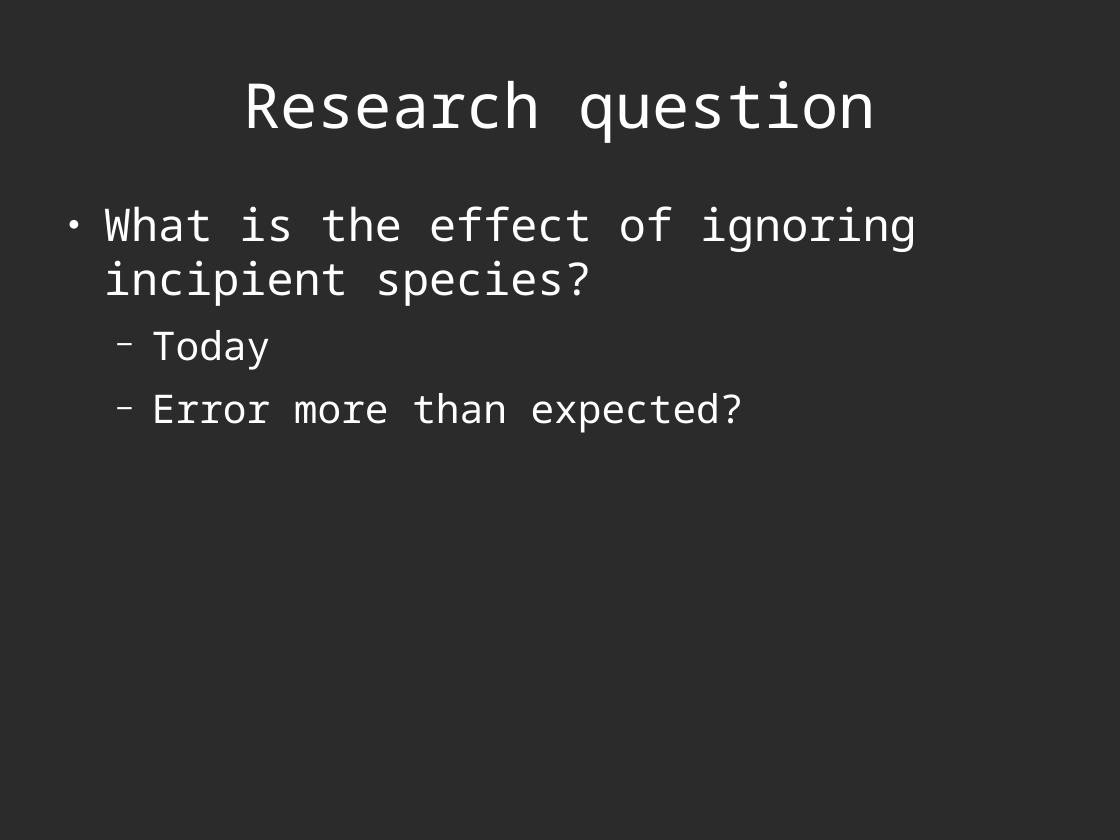
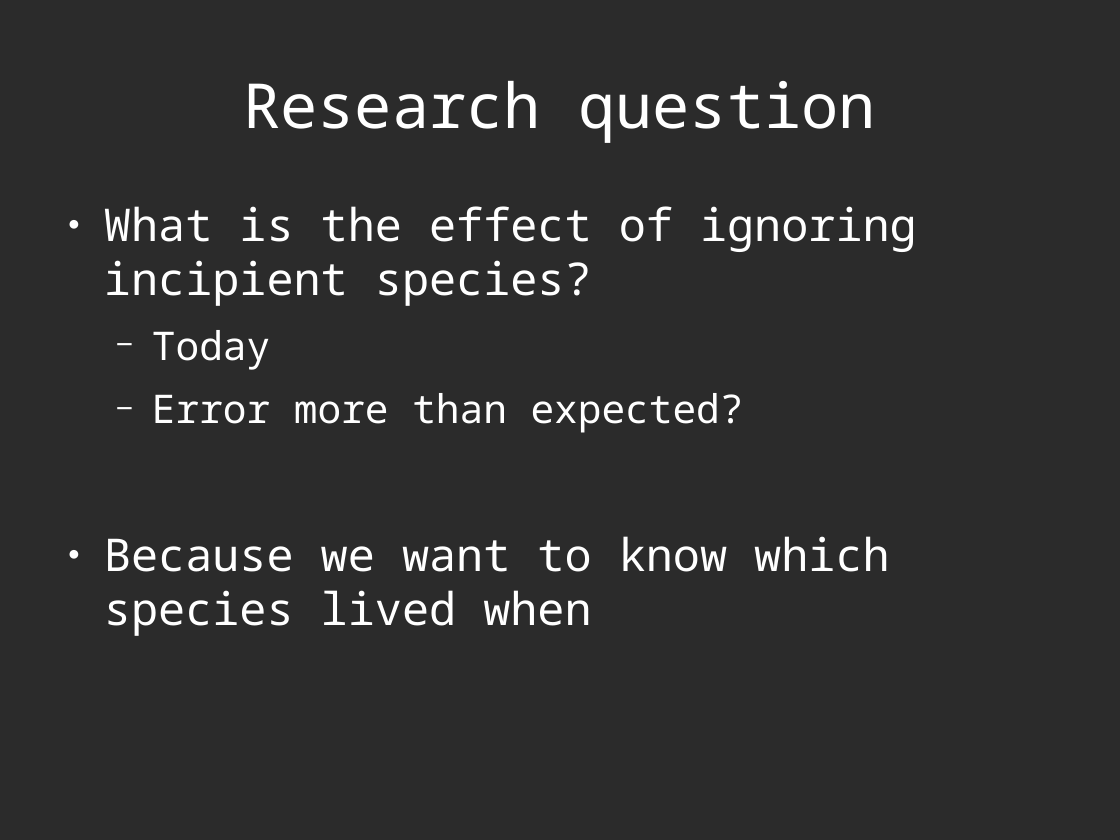
Before and after one commit to richelbilderbeek/Science, a slide deck: slide 6 of Bilderbeek20170213TresMeeting/20170213TresMeeting.odp. Drawn at 1120x840 pixels with LibreOffice and Linux fonts; fonts in the diff are those of the drawing; background and template pictures are left out; a plain dark background stands for a picture behind light text. Boxes give left, top, right and bottom in pixels: in the first picture for what was removed or moved away, otherwise in the second. Text is boxed around its words. In the diff, an @@ line names an element or a change of style, - is before the commit and + after.

```diff
--- a/Bilderbeek20170213TresMeeting/20170213TresMeeting.odp
+++ b/Bilderbeek20170213TresMeeting/20170213TresMeeting.odp
@@ text at box(104, 536, 889, 636): paragraph added @@
+● Because we want to know which species lived when
```
Also in this commit, not shown: 2 slides added, 11 slides removed, 11 other files.
